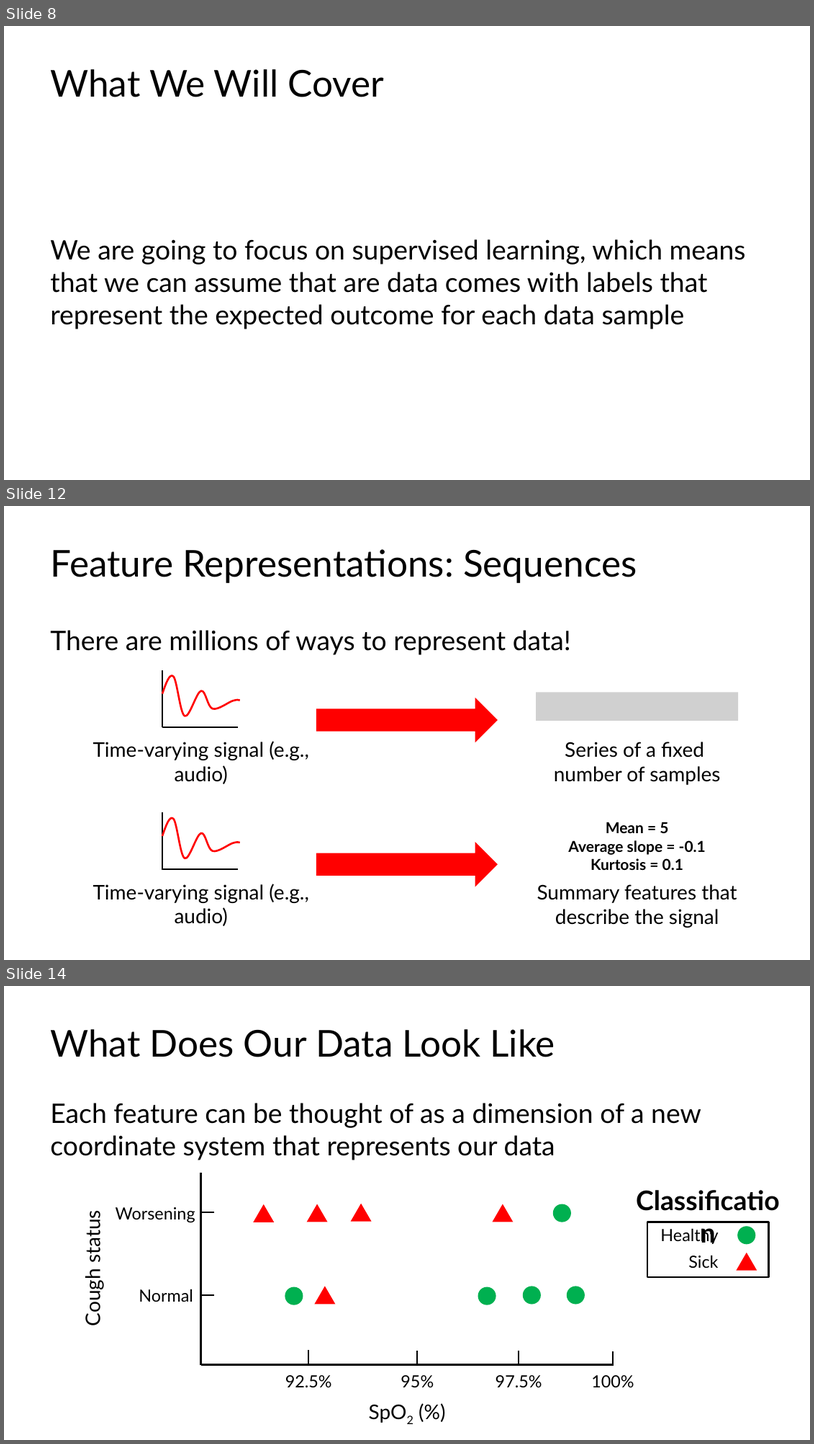
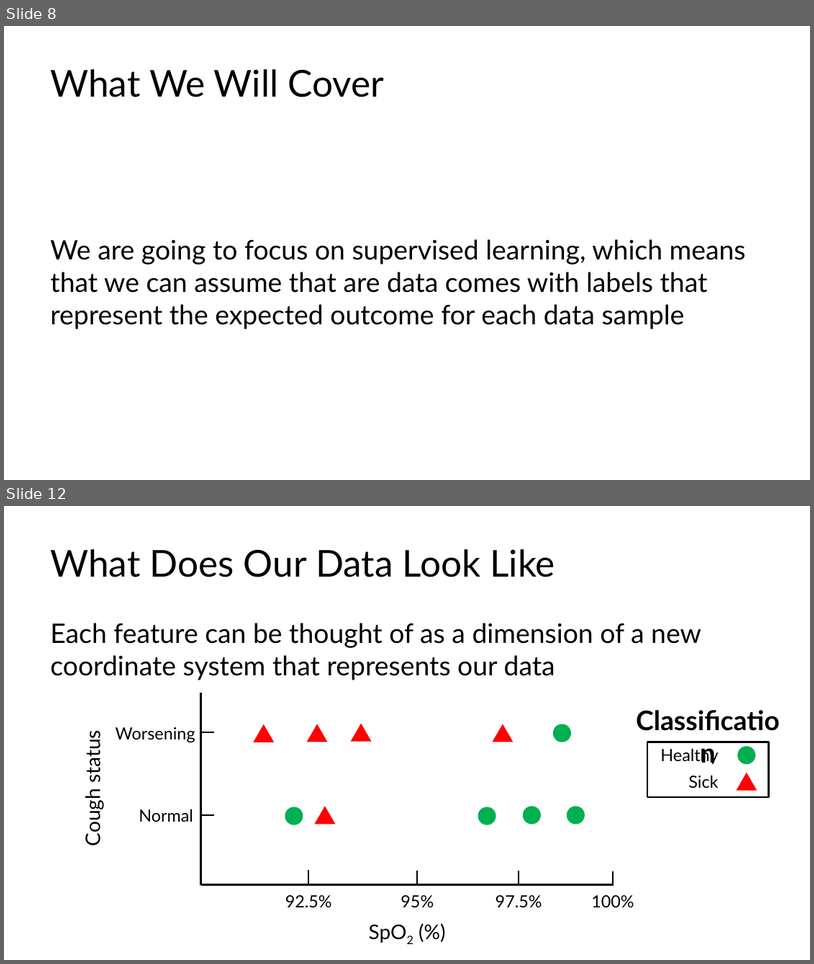
Before and after one commit to C4M-UofT/C4M-UofT.github.io, a slide deck: lectures/winter/6_ml_workflow/MachineLearning_tutorial.pptx. Shown one above the other, each under a label of ours: slides 8, 12 and 14 before the commit, slides 8 and 12 after it; the slides between them are not shown. The pictures are 814x1444 and 814x964 pixels, drawn with LibreOffice and Linux fonts; fonts in the diff are those of the drawing; grey boxes stand for pictures. Boxes give left, top, right and bottom in pixels: in the first picture for what was removed or moved away, otherwise in the second. Text is boxed around its words. In the diff, an @@ line names an element or a change of style, - is before the commit and + after.

```diff
--- a/lectures/winter/6_ml_workflow/MachineLearning_tutorial.pptx
+++ b/lectures/winter/6_ml_workflow/MachineLearning_tutorial.pptx
@@ slide 12 removed at bbox=[4, 506, 810, 960], background #FFFFFF @@
@@ title removed at bbox=[50, 549, 637, 583] @@
-Feature Representations: Sequences
@@ text removed at bbox=[50, 630, 571, 655] @@
-There are millions of ways to represent data!
@@ group removed at bbox=[93, 670, 309, 784]: 2 lines, 1 text, 1 freeform shape @@
-Time-varying signal (e.g., audio)
@@ right arrow removed at bbox=[316, 698, 498, 742] @@
@@ picture removed at bbox=[536, 692, 739, 720] @@
@@ text removed at bbox=[554, 741, 720, 785] @@
-Series of a fixed
-number of samples
@@ group removed at bbox=[93, 813, 309, 926]: 2 lines, 1 text, 1 freeform shape @@
-Time-varying signal (e.g., audio)
@@ text removed at bbox=[568, 821, 706, 870] @@
-Mean = 5
-Average slope = -0.1
-Kurtosis = 0.1
@@ right arrow removed at bbox=[316, 842, 498, 886] @@
@@ text removed at bbox=[538, 884, 737, 927] @@
-Summary features that describe the signal
@@ what was slide 14 is now slide 12 @@
```
Also in this commit, not shown: 17 slides changed, 9 slides added, 4 other slides removed, 8 other files.
